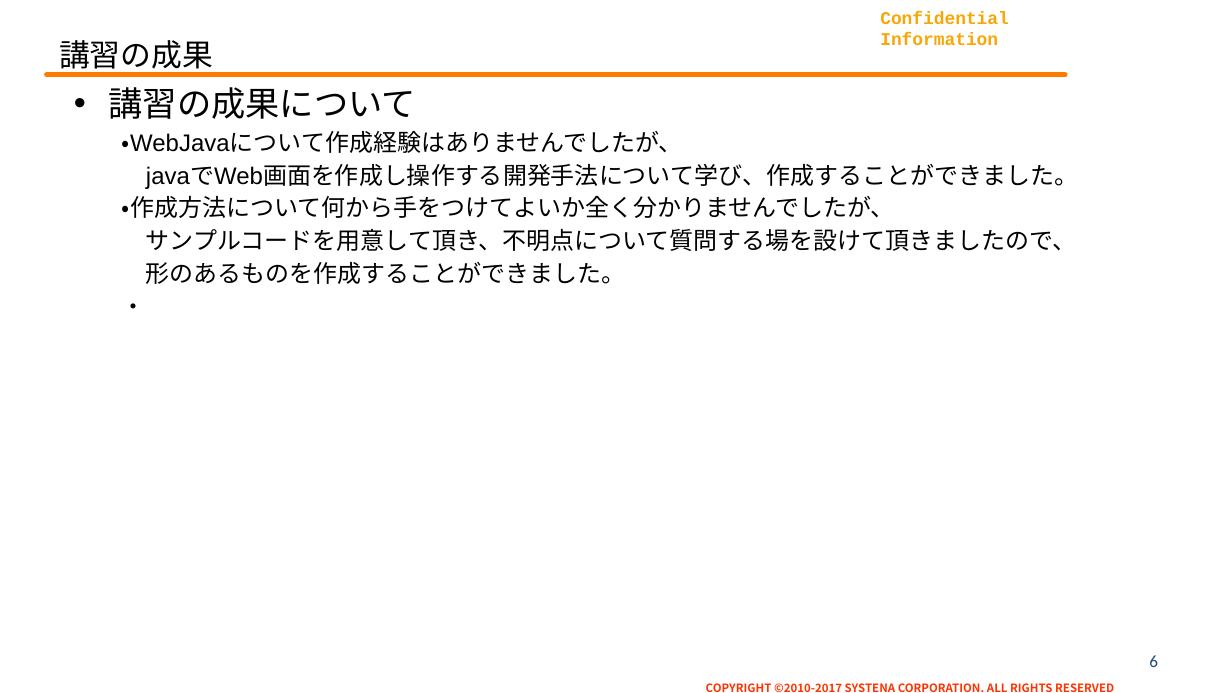
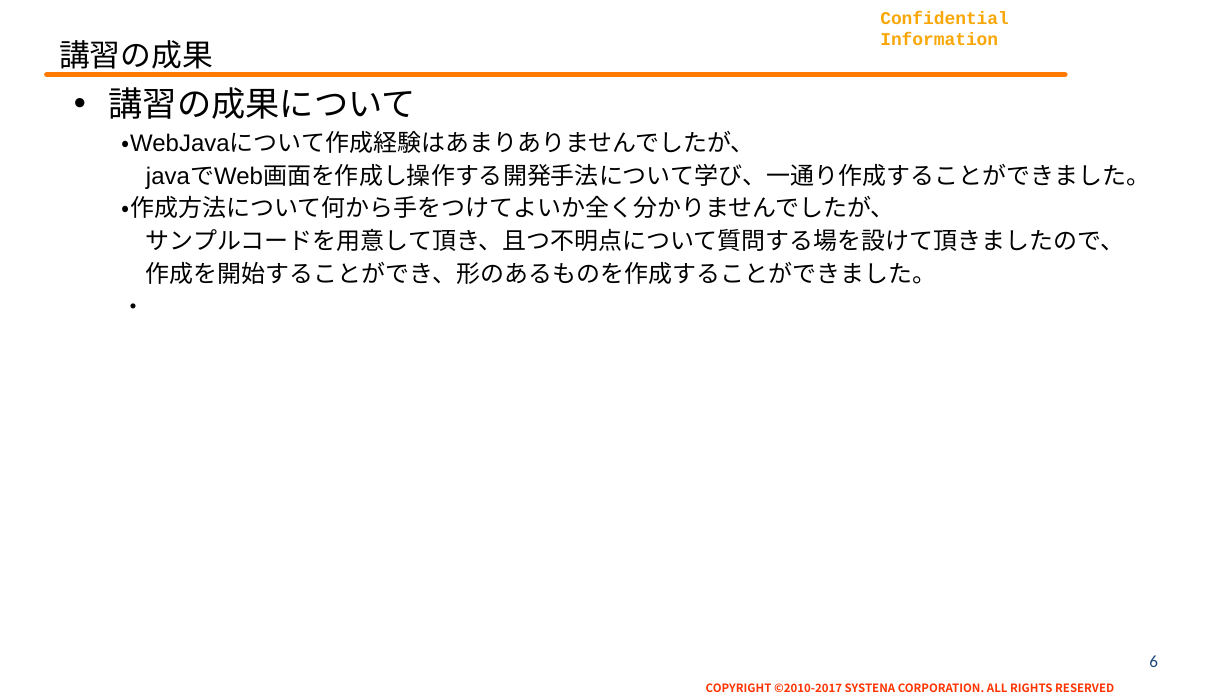
Before and after one commit to KazumiTakahiro00/webjava_3, a slide deck: slide 6 of doc/虎の穴振り返り資料_200937.pptx. Drawn at 1232x693 pixels with LibreOffice and Linux fonts; fonts in the diff are those of the drawing; background and template pictures are left out. Boxes give left, top, right and bottom in pixels: in the first picture for what was removed or moved away, otherwise in the second. Text is boxed around its words. In the diff, an @@ line names an element or a change of style, - is before the commit and + after.

```diff
--- a/doc/虎の穴振り返り資料_200937.pptx
+++ b/doc/虎の穴振り返り資料_200937.pptx
@@ text at [122,131,1150,189]: text changed @@
-・WebJavaについて作成経験はありませんでしたが、
-javaでWeb画面を作成し操作する開発手法について学び、作成することができました。
+・WebJavaについて作成経験はあまりありませんでしたが、
+javaでWeb画面を作成し操作する開発手法について学び、一通り作成することができました。
@@ text at [146,229,1125,284]: text changed @@
-サンプルコードを用意して頂き、不明点について質問する場を設けて頂きましたので、
-形のあるものを作成することができました。
+サンプルコードを用意して頂き、且つ不明点について質問する場を設けて頂きましたので、
+作成を開始することができ、形のあるものを作成することができました。
```
Also in this commit, not shown: 2 other slides changed.
